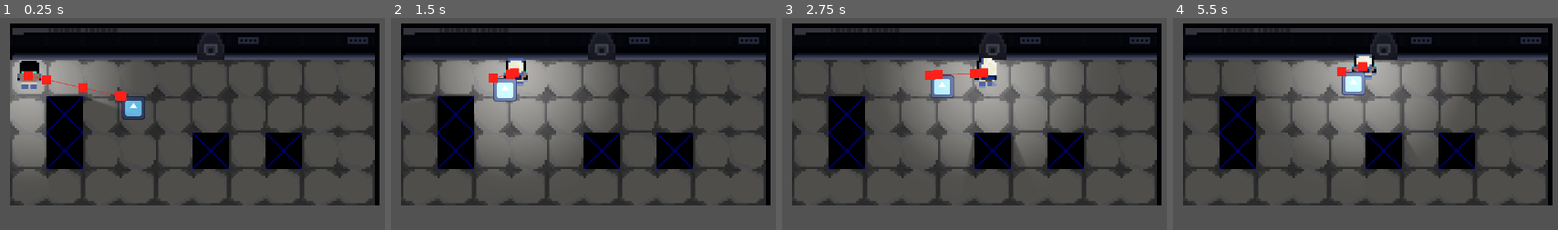
Above: before the commit, frames 1-4 (left to right).
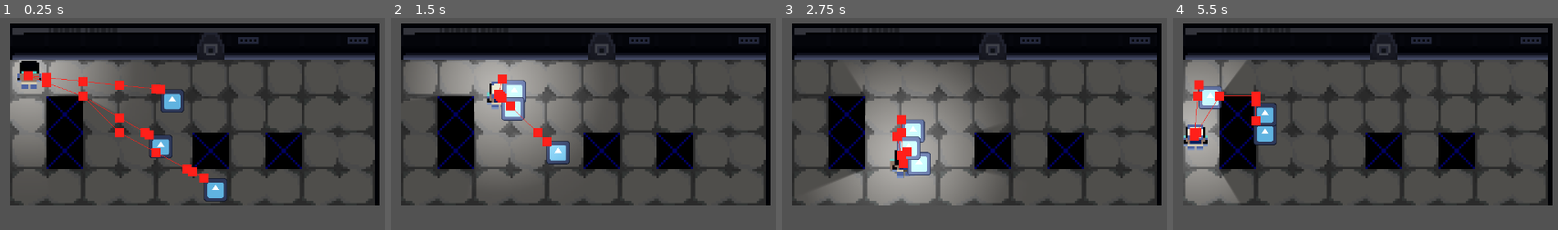
Above: after the commit, the same moments.

Repository: oburhanefe/Morse-Ship
Game: Godot game, scene res://Scenes/level_1.tscn
Same seed, same stepped clock (60 frames per second), same inputs: the game is played once before the commit and once after it. The engine's default icon, where the game draws it, is replaced by a stand-in: a white triangle on a blue panel in a dark square.
Inputs (mouse positions are in pixels of both pictures, inside the frame that each line leads up to):
- Up to frame 1 (0.25 s): no input
- Up to frame 2 (1.5 s): tap Enter at 0.5 s; move the mouse to (745, 94) at 0.52 s; press the mouse at (745, 94) at 0.53 s; hold D (right) 0.53-1.28 s; right-click (745, 94) at 0.6 s; move the mouse to (437, 134) at 1.27 s; release the mouse at (437, 134) at 1.28 s; hold S (down) from 1.28 s (still down); click (437, 134) at 1.35 s
- Up to frame 3 (2.75 s): right-click (828, 134) at 1.55 s; move the mouse to (1047, 24) at 2.02 s; release S (down) at 2.03 s; press the mouse at (1047, 24) at 2.03 s; hold D (right) from 2.03 s (still down); right-click (1047, 24) at 2.1 s
- Up to frame 4 (5.5 s): move the mouse to (1330, 196) at 2.77 s; release D (right) at 2.78 s; release the mouse at (1330, 196) at 2.78 s; hold W (up) 2.78-3.53 s; click (1330, 196) at 2.85 s; right-click (1330, 196) at 3.05 s; move the mouse to (outside the picture) at 3.52 s; press the mouse at (outside the picture) at 3.53 s; hold A (left) 3.53-5.03 s; right-click (outside the picture) at 3.6 s; move the mouse to (outside the picture) at 4.27 s; release the mouse at (outside the picture) at 4.28 s; click (outside the picture) at 4.35 s; right-click (outside the picture) at 4.55 s; move the mouse to (1400, 113) at 5.02 s; press the mouse at (1400, 113) at 5.03 s; hold S (down) from 5.03 s (still down); right-click (1400, 113) at 5.1 s

The runs differ from the first frame. In frame 1, 4.3% of the frame differs, in the area x 8-60%, y 25-87%; in frame 2, 3.1%; in frame 3, 26%, in the area x 10-77%, y 18-89%; in frame 4, 24%.

Commit message:
robotlara passcode

Diff:
--- /dev/null
+++ b/morse-ship/Resources/ResFiles/pass_code1.tres
@@ -0,0 +1,8 @@
+[gd_resource type="Resource" script_class="PassCode" format=3 uid="uid://ckg2uhu8g8csk"]
+
+[ext_resource type="Script" uid="uid://4mycu0w3ne6l" path="res://Resources/ResScripts/pass_code.gd" id="1_i18dd"]
+
+[resource]
+script = ExtResource("1_i18dd")
+length = 3
+metadata/_custom_type_script = "uid://4mycu0w3ne6l"
--- /dev/null
+++ b/morse-ship/Resources/ResFiles/pass_code2.tres
@@ -0,0 +1,8 @@
+[gd_resource type="Resource" script_class="PassCode" format=3 uid="uid://bsv431abfyiup"]
+
+[ext_resource type="Script" uid="uid://4mycu0w3ne6l" path="res://Resources/ResScripts/pass_code.gd" id="1_8d4hn"]
+
+[resource]
+script = ExtResource("1_8d4hn")
+length = 3
+metadata/_custom_type_script = "uid://4mycu0w3ne6l"
--- /dev/null
+++ b/morse-ship/Resources/ResFiles/pass_code3.tres
@@ -0,0 +1,8 @@
+[gd_resource type="Resource" script_class="PassCode" format=3 uid="uid://1pu6406klqrq"]
+
+[ext_resource type="Script" uid="uid://4mycu0w3ne6l" path="res://Resources/ResScripts/pass_code.gd" id="1_nf41q"]
+
+[resource]
+script = ExtResource("1_nf41q")
+length = 3
+metadata/_custom_type_script = "uid://4mycu0w3ne6l"
--- /dev/null
+++ b/morse-ship/Resources/ResScripts/pass_code.gd
@@ -0,0 +1,12 @@
+class_name PassCode
+extends Resource
+
+@export var length : int
+var code : String = ""
+
+func generate_code() -> String:
+	for count in range(length):
+		var rand = randf_range(0, 100)
+		code += "1" if rand <= 50 else "0"
+	print(code)
+	return code
--- a/morse-ship/Scenes/level_1.tscn
+++ b/morse-ship/Scenes/level_1.tscn
@@ -3,6 +3,8 @@
 [ext_resource type="PackedScene" uid="uid://chxvt5qej2d6d" path="res://Scenes/player.tscn" id="1_vk57k"]
 [ext_resource type="Texture2D" uid="uid://4ffue2mqjapk" path="res://assets/sprites/tiayl set.png" id="2_8ffim"]
 [ext_resource type="PackedScene" uid="uid://rplcv4woaoy5" path="res://Scenes/move_signal_bot.tscn" id="3_xfk5q"]
+[ext_resource type="Resource" uid="uid://bsv431abfyiup" path="res://Resources/ResFiles/pass_code2.tres" id="4_7p6j4"]
+[ext_resource type="Resource" uid="uid://1pu6406klqrq" path="res://Resources/ResFiles/pass_code3.tres" id="5_lsmp6"]
 
 [sub_resource type="OccluderPolygon2D" id="OccluderPolygon2D_xfk5q"]
 polygon = PackedVector2Array(-8, -8, 8, -8, 8, 8, -8, 8)
@@ -108,6 +110,7 @@
 position = Vector2(8, 7)
 
 [node name="PointLight2D" type="PointLight2D" parent="Player" unique_id=1901824320]
+position = Vector2(0, -36.363636)
 color = Color(0.1584723, 0.15847233, 0.1584723, 1)
 energy = 6.0
 shadow_enabled = true
@@ -115,8 +118,16 @@
 texture = SubResource("GradientTexture2D_ycyol")
 texture_scale = 8.0
 
-[node name="move_signal_bot" parent="." unique_id=1158500834 instance=ExtResource("3_xfk5q")]
-position = Vector2(48.999996, 15.999999)
-
 [node name="WorldEnvironment" type="WorldEnvironment" parent="." unique_id=1351934862]
 environment = SubResource("Environment_y1nys")
+
+[node name="move_signal_bot" parent="." unique_id=1158500834 instance=ExtResource("3_xfk5q")]
+position = Vector2(66, 12.999999)
+
+[node name="move_signal_bot2" parent="." unique_id=1237662657 instance=ExtResource("3_xfk5q")]
+position = Vector2(85, 52)
+pass_code = ExtResource("4_7p6j4")
+
+[node name="move_signal_bot3" parent="." unique_id=1155249216 instance=ExtResource("3_xfk5q")]
+position = Vector2(61, 33)
+pass_code = ExtResource("5_lsmp6")
--- a/morse-ship/Scenes/move_signal_bot.tscn
+++ b/morse-ship/Scenes/move_signal_bot.tscn
@@ -2,19 +2,21 @@
 
 [ext_resource type="Script" uid="uid://c88pinxcx3vmx" path="res://Scripts/move_sensor.gd" id="1_fq1gx"]
 [ext_resource type="Texture2D" uid="uid://4v2ki2ma302p" path="res://icon.svg" id="1_ura3x"]
+[ext_resource type="Resource" uid="uid://ckg2uhu8g8csk" path="res://Resources/ResFiles/pass_code1.tres" id="2_ap1r1"]
 [ext_resource type="Script" uid="uid://c2eggfwhti07i" path="res://Scripts/nav_comp.gd" id="3_ap1r1"]
 [ext_resource type="Script" uid="uid://dalxrh464o2vh" path="res://Scripts/movement.gd" id="4_kiru7"]
 
 [sub_resource type="CircleShape2D" id="CircleShape2D_moenx"]
 radius = 48.564392
 
-[node name="move_signal_bot" type="CharacterBody2D" unique_id=1158500834 node_paths=PackedStringArray("move_comp", "nav")]
+[node name="move_signal_bot" type="CharacterBody2D" unique_id=1158500834 node_paths=PackedStringArray("move_comp", "nav") groups=["Bot"]]
 scale = Vector2(0.08, 0.08)
 motion_mode = 1
 wall_min_slide_angle = 0.0
 script = ExtResource("1_fq1gx")
 move_comp = NodePath("movement_comp")
 nav = NodePath("nav_comp")
+pass_code = ExtResource("2_ap1r1")
 
 [node name="Sprite2D" type="Sprite2D" parent="." unique_id=928692296]
 texture = ExtResource("1_ura3x")
--- a/morse-ship/Scenes/player.tscn
+++ b/morse-ship/Scenes/player.tscn
@@ -6,7 +6,7 @@
 [ext_resource type="Script" uid="uid://dalxrh464o2vh" path="res://Scripts/movement.gd" id="3_fkybt"]
 [ext_resource type="Texture2D" uid="uid://cwvqbr6noy5ti" path="res://assets/sprites/karakter aydılı 1.png" id="4_vgqql"]
 [ext_resource type="Script" uid="uid://bnqw2du0reg0" path="res://Scripts/animation_component.gd" id="5_x3wgy"]
-[ext_resource type="Script" uid="uid://414iwvrvr8n0" path="res://Scenes/morse_decipher.gd" id="6_3smsa"]
+[ext_resource type="Script" uid="uid://414iwvrvr8n0" path="res://Scripts/morse_decipher.gd" id="6_3smsa"]
 
 [sub_resource type="AtlasTexture" id="AtlasTexture_gymyn"]
 atlas = ExtResource("4_vgqql")
--- a/morse-ship/Scripts/input.gd
+++ b/morse-ship/Scripts/input.gd
@@ -44,3 +44,16 @@
 
 func return_click() -> bool:
 	return is_long
+
+func update_command(plr : player, cmd : String) -> void:
+	if Input.is_action_just_released("click"):
+		plr.decipher.command.append("1" if plr.inp.is_long else "0")
+		print(plr.decipher.command.back())
+		cmd = plr.decipher.build_command()
+		if cmd in plr.decipher.valid_commands:
+			print(plr.decipher.valid_commands[cmd])
+			plr.decipher.command.clear()
+	if Input.is_action_just_pressed("Delete"):
+		if not plr.decipher.command.is_empty():
+			plr.decipher.command.pop_back()
+			print("deleted")
--- a/morse-ship/Scenes/morse_decipher.gd
+++ b/morse-ship/Scripts/morse_decipher.gd
@@ -5,9 +5,6 @@
 var valid_commands = {
 		"1010" : "stun",
 }
-func _ready() -> void:
-	command.resize(4)
-
 
 
 
@@ -16,4 +13,6 @@
 	for letter in command:
 		if not letter.is_empty():
 			cmd += letter
+	if len(command) >=4:
+		command.pop_front()
 	return cmd
--- a/morse-ship/Scripts/move_sensor.gd
+++ b/morse-ship/Scripts/move_sensor.gd
@@ -4,11 +4,13 @@
 
 @export var move_comp : movement_comp
 @export var nav : nav_comp
+@export var pass_code : PassCode
 
+var code : String
 
 func _ready() -> void:
 	nav.nav_agent.velocity_computed.connect(_on_velocity_computed)
-
+	code = pass_code.generate_code()
 
 func _physics_process(_delta: float) -> void:
 	nav.make_path()
--- a/morse-ship/Scripts/player.gd
+++ b/morse-ship/Scripts/player.gd
@@ -12,9 +12,8 @@
 @export var up_limit : float
 @export var bottom_limit : float
 
-var cmd : String
+var cmd : String = ""
 
-var look_dir : Vector2
 
 
 
@@ -23,19 +22,8 @@
 	position.x = clamp(position.x, left_limit, right_limit)
 	position.y = clamp(position.y, up_limit, bottom_limit)
 	inp.update(delta)
-	if Input.is_action_just_released("click"):
-		decipher.command.append("1" if inp.is_long else "0")
-		print(decipher.command.back())
-		cmd = decipher.build_command()
-		if cmd in decipher.valid_commands:
-			print(decipher.valid_commands[cmd])
-			decipher.command.clear()
-	if Input.is_action_just_pressed("Delete"):
-		if not decipher.command.is_empty():
-			decipher.command.pop_back()
-			print("deleted")
-	if not inp.move_dir == Vector2.ZERO:
-		look_dir = inp.move_dir
+	inp.update_command(self, cmd)
+
 	anim.update_anim(sprite, inp.move_dir)
 	move.dir = inp.move_dir
 	move.move(self)
Not shown, added: morse-ship/Resources/ResScripts/pass_code.gd.uid
Renamed: morse-ship/Scenes/morse_decipher.gd.uid -> morse-ship/Scripts/morse_decipher.gd.uid
